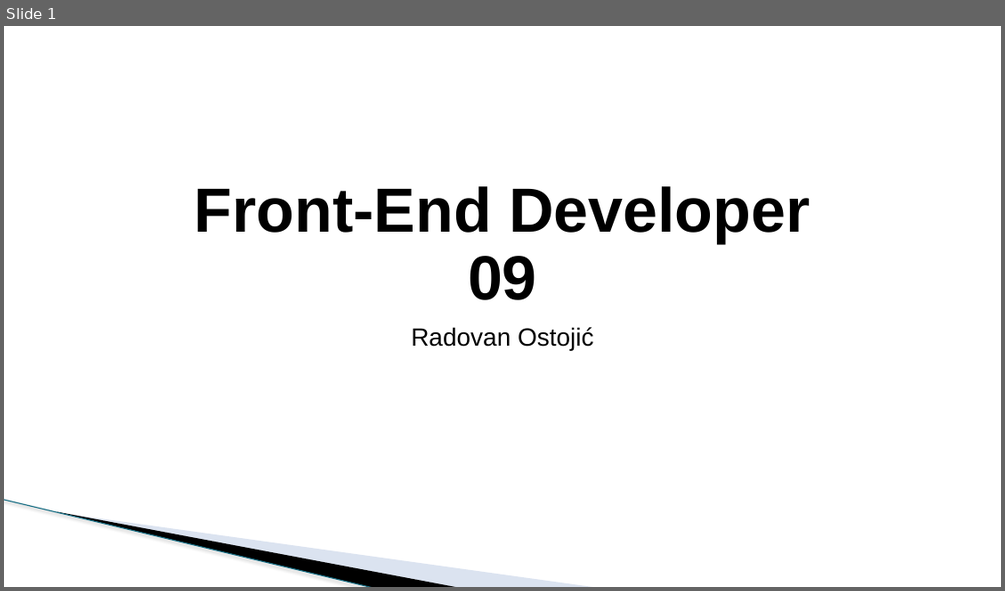
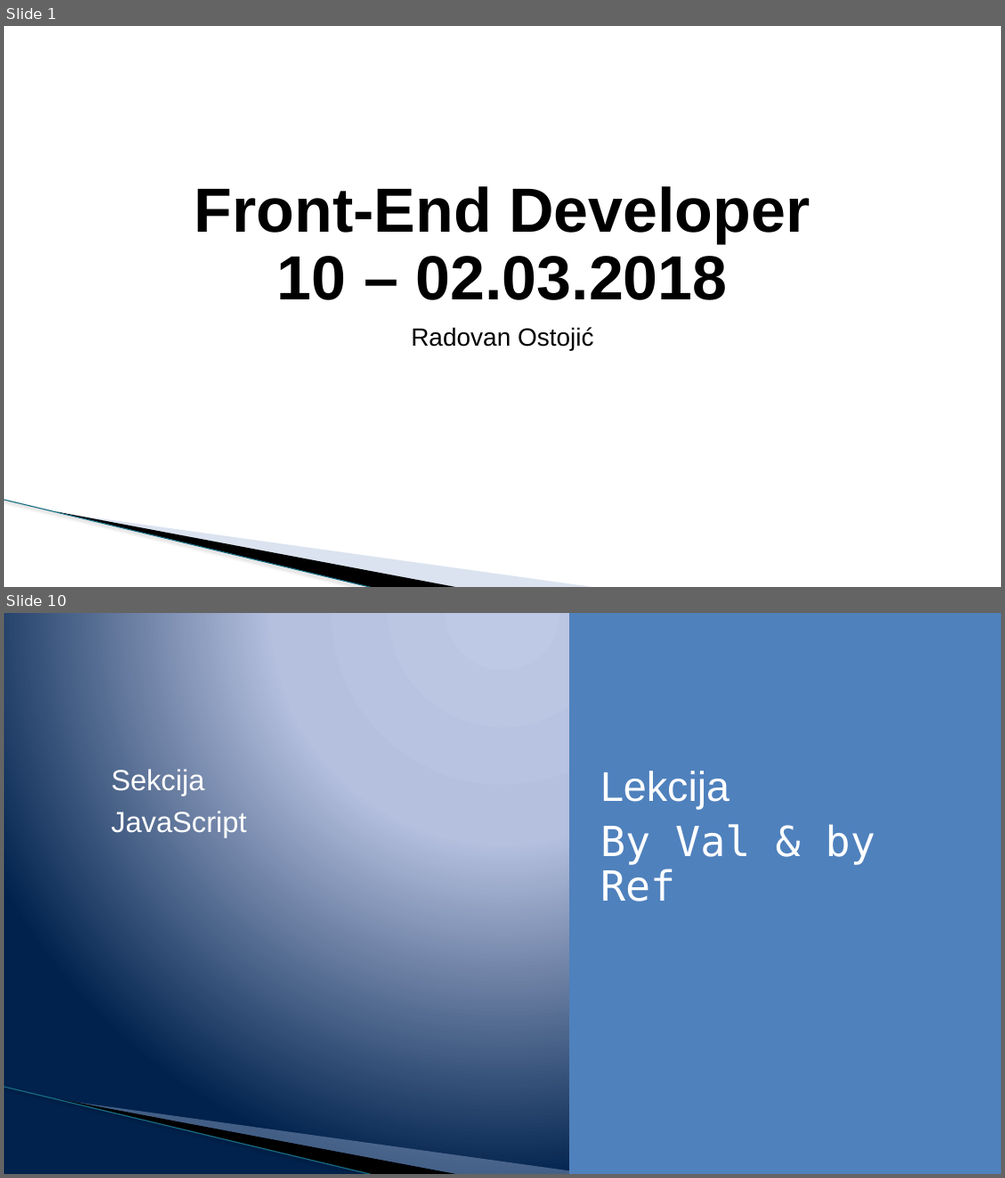
Before and after one commit to todalexcode/kurs-front-end, a slide deck: sesija-10/PPT/Front-End Developer-10.pptx. Shown one above the other, each under a label of ours: slide 1 before the commit, slides 1 and 10 after it; the slides between them are not shown. The pictures are 1005x591 and 1005x1178 pixels, drawn with LibreOffice and Linux fonts; fonts in the diff are those of the drawing; background and template pictures are left out. Boxes give left, top, right and bottom in pixels: in the first picture for what was removed or moved away, otherwise in the second. Text is boxed around its words. In the diff, an @@ line names an element or a change of style, - is before the commit and + after.

```diff
--- a/sesija-10/PPT/Front-End Developer-10.pptx
+++ b/sesija-10/PPT/Front-End Developer-10.pptx
@@ slide 10 added at <box>4,613,1001,1174</box>, background gradient #BFC9E5 to #B5C0E0 to #00234D; not listed: 3 template elements that a slide beside it also shows @@
@@ rectangle added at <box>569,613,1001,1174</box>, fill #4F81BD @@
@@ text added at <box>111,769,246,837</box>, 28 pt, text #FFFFFF @@
+Sekcija
+JavaScript
@@ text added at <box>600,771,875,901</box>, 40 pt, text #FFFFFF @@
+Lekcija
+By Val & by Ref
@@ slide 1 changed as well @@
@@ title at <box>194,186,809,300</box>: text changed @@
-Front-End Developer
-09
+Front-End Developer
+10 – 02.03.2018
```
Also in this commit, not shown: 3 other slides changed, 7 other slides added, 13 slides removed, 13 other files.
